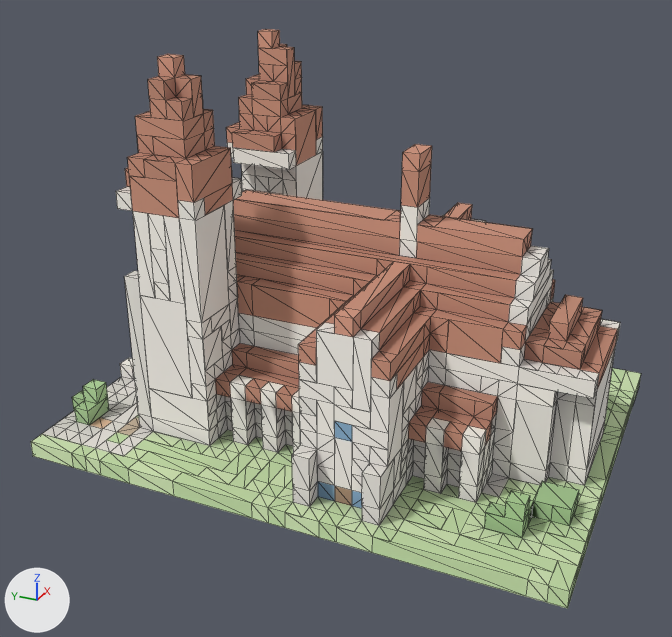
The glTF model client/public/models/cathedral.lite.glb, before and after one commit.
Before and after are seen from a 50 mm lens placed at (-24.0, -10.1, 15.4), pointed at (-1.0, 0.2, 3.9). Arrows for +X, +Y and +Z are at lower left; the lights stay in place. The picture after the commit comes second. Mesh edges are drawn as thin lines. Where no turn or scale is listed for an object, it has been applied to the vertices. Vertices at exactly the same position are counted once.

In view in the first picture: 'cathedral'.
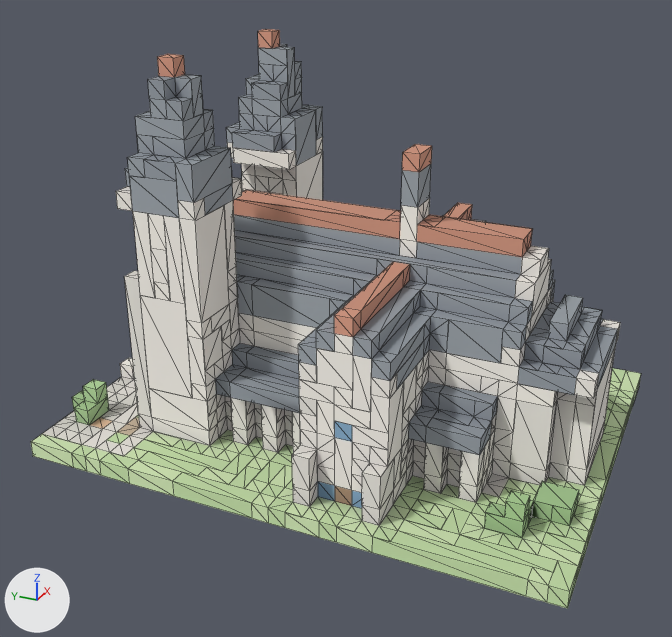
The change in detail:
me_cathedral is used by ob_cathedral; location (0.0, 0.0, 0.0).
me_cathedral had 1777 vertices, 2860 faces and spanned x -6.0..6.0, y -8.0..8.0, z 0.0..11.5.
me_cathedral now has 1772 vertices, 2852 faces and spans x -6.0..6.0, y -8.0..8.0, z 0.0..11.5.
Part 1, on me_cathedral:
11 vertices are removed from x -3.5..-3.0, y -4.5..2.0, z 2.5.
50 faces are deleted.
6 new vertices lie (0.0, 0.0, -0.5) away from vertices in x -5.0..5.0, y -7.0..-1.5, z 4.0..5.5.
42 new faces join them.
me_cathedral part 2: 734 kept faces spanning x -5.0..5.0, y -7.5..5.5, z 2.0..11.0 get new vertex colours; the middle colour goes from brown #b4816c to grey #8b9299.

Where the change shows, as pixel boxes [x1, y1, x2, y2] in the pictures (672 x 637 px; the box of a moved part takes in the faces that stretch with it):
part 1 of me_cathedral, moved or reshaped: [230, 260, 596, 455] in both
part 2 of me_cathedral, recoloured (brown to grey): [125, 44, 618, 443] in both
